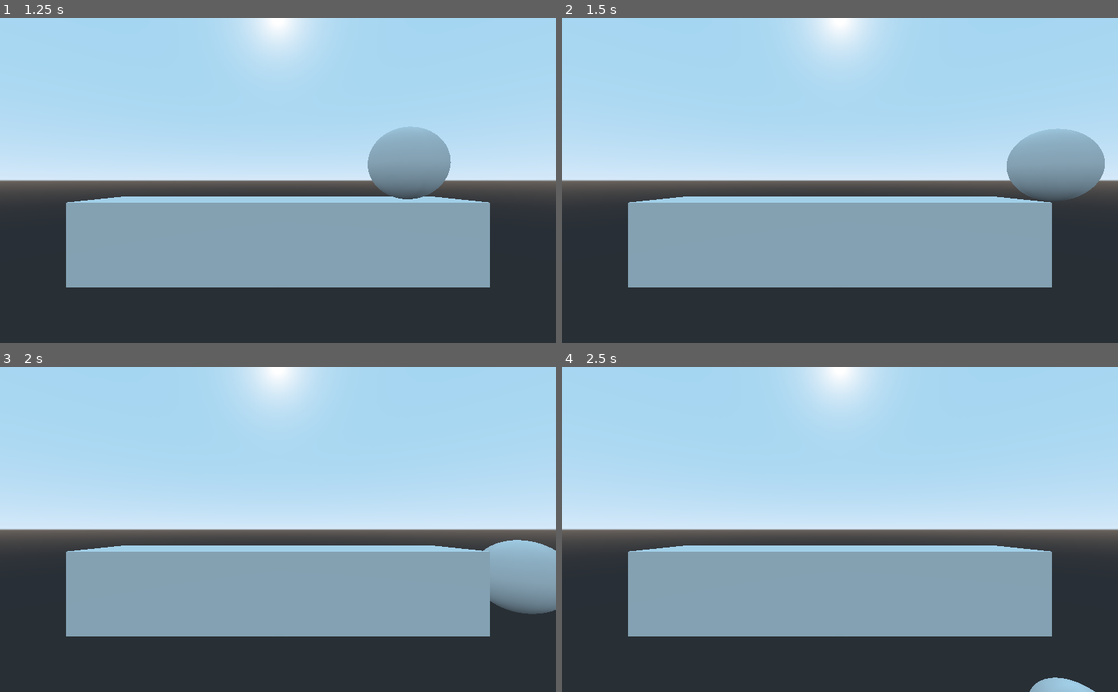
Above: before the commit, frames 1-4 (two rows, left to right).
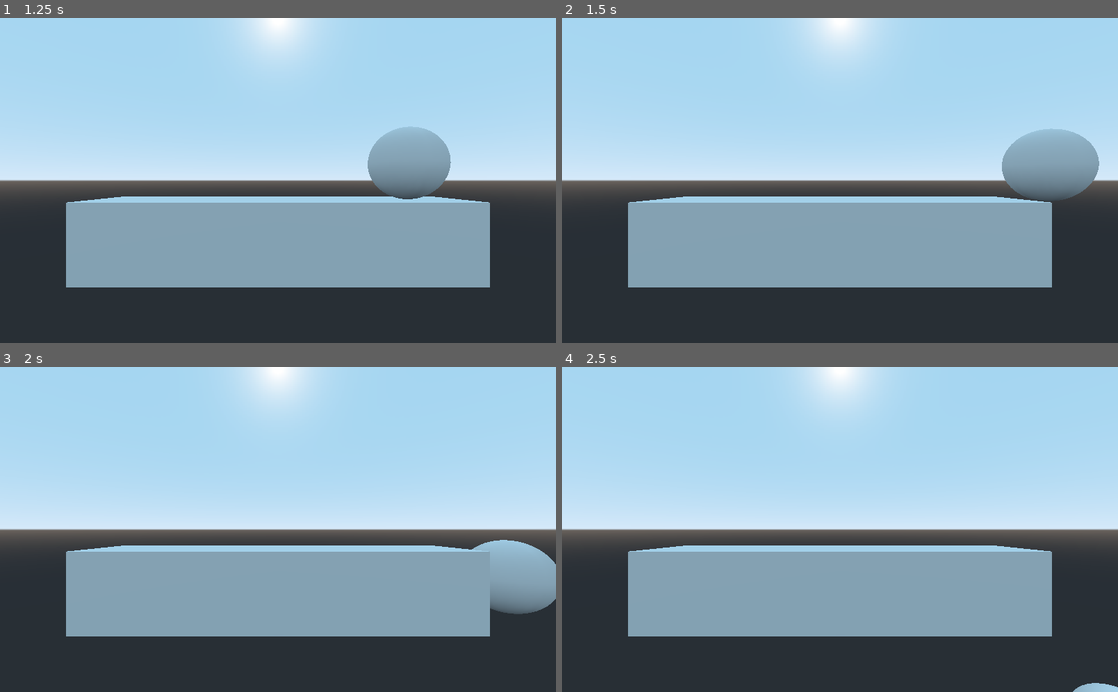
Above: after the commit, the same moments.

Repository: tomas7770/puzzle-ball
Game: Godot game, scene res://Scenes/TestScene.tscn
Two runs of this game, one before a commit and one after it. Both use one fixed random seed, a clock stepped at 60 frames per second and the inputs below.
Inputs:
- Up to frame 1 (1.25 s): hold Right (plr1_right) from 0.53 s (still down)
- Up to frame 2 (1.5 s): release Right (plr1_right) at 1.28 s; hold Left (plr1_left) from 1.28 s (still down)
- Up to frame 3 (2 s): keep holding Left (plr1_left)
- Up to frame 4 (2.5 s): release Left (plr1_left) at 2.03 s; hold Right (plr1_right) from 2.03 s (still down)

Frame 1 is identical in both runs. In frame 2, 0.4% of the frame differs, in the area x 79-98%, y 34-56%; in frame 3, 0.4%; in frame 4, 0.5%, in the area x 84-100%, y 95-100%.

Commit message:
Add player "friction" and speed limit

Diff:
--- a/Scenes/PlayerBall/PlayerBall.gd
+++ b/Scenes/PlayerBall/PlayerBall.gd
@@ -1,9 +1,19 @@
 extends RigidBody
 
 var acceleration = 20
+var max_speed = 10
 
-func _physics_process(_delta):
+func _physics_process(delta):
+	angular_damp = -1
 	if Input.is_action_pressed("plr1_left"):
-		add_central_force(Vector3(-acceleration, 0, 0))
+		_apply_movement_force(-1, delta)
 	elif Input.is_action_pressed("plr1_right"):
-		add_central_force(Vector3(acceleration, 0, 0))
+		_apply_movement_force(1, delta)
+	else:
+		angular_damp = 15
+
+func _apply_movement_force(dir, delta):
+	# Hacky condition to limit velocity only for player-controlled movement
+	if abs(linear_velocity.x) < max_speed:
+		var real_accel = sign(dir)*min(acceleration, (max_speed - abs(linear_velocity.x))/delta)
+		add_central_force(Vector3(real_accel, 0, 0))
